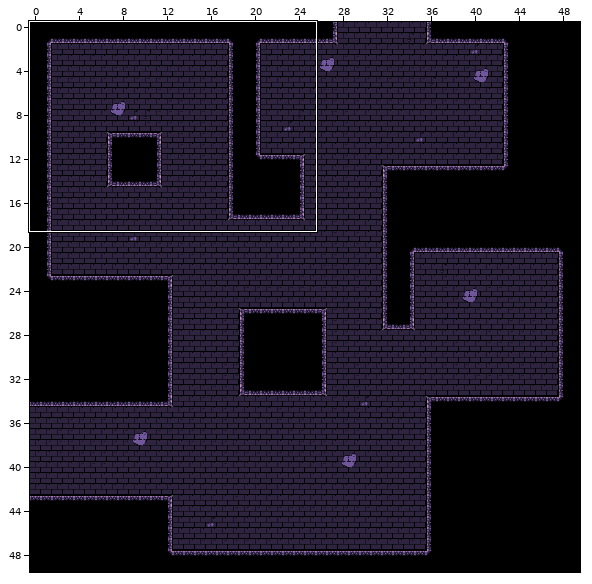
Tiled map -- src/main/resources/maps/map2.tmx. The first picture is a wide view before the edit; the outline marks the close-up.
Close-up. Earlier state:
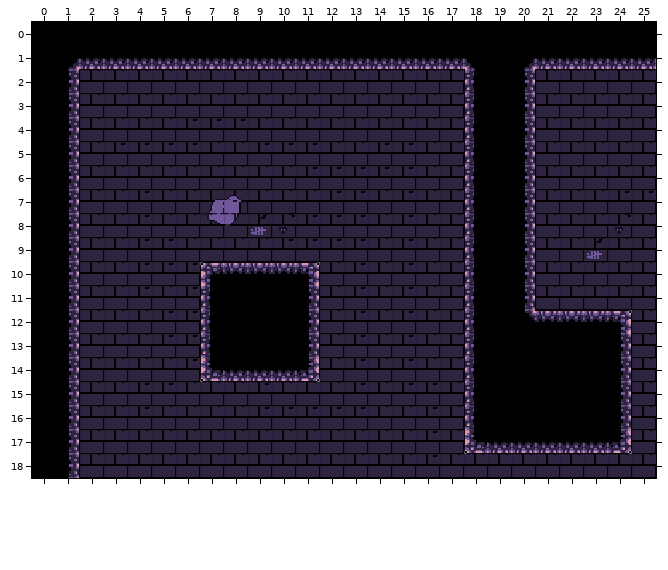
Cells are 16x16 px. Shown: x 0..25, y 0..18. The commit also changed other parts of the map, which this record leaves out.
Once edited:
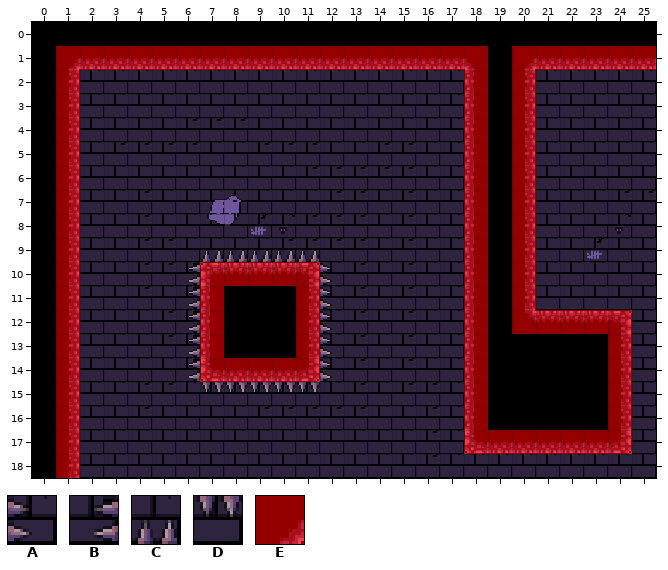
Key: from "16x16 dungeon tiles (2)": A 11, B 12, C 27, D 28; from "red_image_16x16": E 0.
_ is an empty cell, . an unchanged one.
Tiles of an added or newly shown layer are drawn over the layers below it.
See-through tiles are keyed as they look on the map.
Author's note on the commit: FÃFikset collision objekter
From old to new:
--- layer "Collision" (now shown)
@@ x 1..25 @@
- 1 __________________.______
- 2 _................_._.....
- 3 _................_._.....
- 4 _................_._.....
- 5 _................_._.....
- 6 _................_._.....
- 7 _................_._.....
- 8 _................_._.....
- 9 _....._____......_._.....
-10 _...._______....._._.....
-11 _....__...__....._._.....
-12 _....__...__....._._____.
-13 _....__...__....._....._.
-14 _...._______....._....._.
-15 _....._____......_....._.
-16 _................_....._.
-17 _................_______.
-18 _........................
+ 1 EEEEEEEEEEEEEEEEEE.EEEEEE
+ 2 E................E.E.....
+ 3 E................E.E.....
+ 4 E................E.E.....
+ 5 E................E.E.....
+ 6 E................E.E.....
+ 7 E................E.E.....
+ 8 E................E.E.....
+ 9 E.....CCCCC......E.E.....
+10 E....BEEEEEA.....E.E.....
+11 E....BE...EA.....E.E.....
+12 E....BE...EA.....E.EEEEE.
+13 E....BE...EA.....E.....E.
+14 E....BEEEEEA.....E.....E.
+15 E.....DDDDD......E.....E.
+16 E................E.....E.
+17 E................EEEEEEE.
+18 E........................
Boxes around the changes in both close-ups, in picture pixels (x1, y1, x2, y2):
added: (56, 46, 656, 478)
